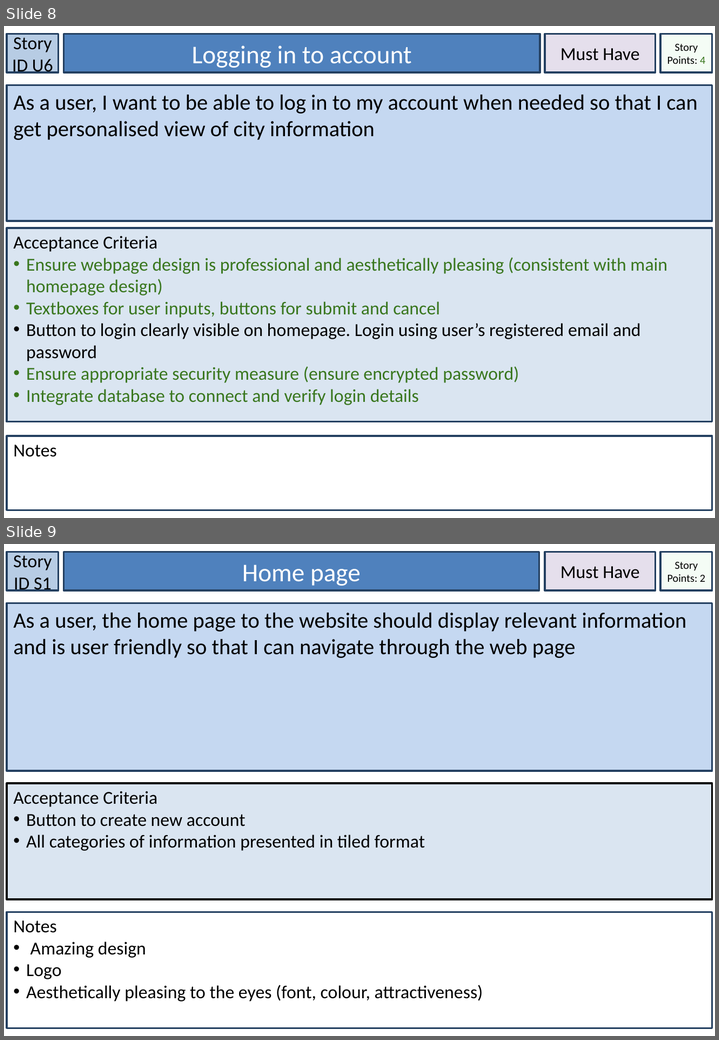
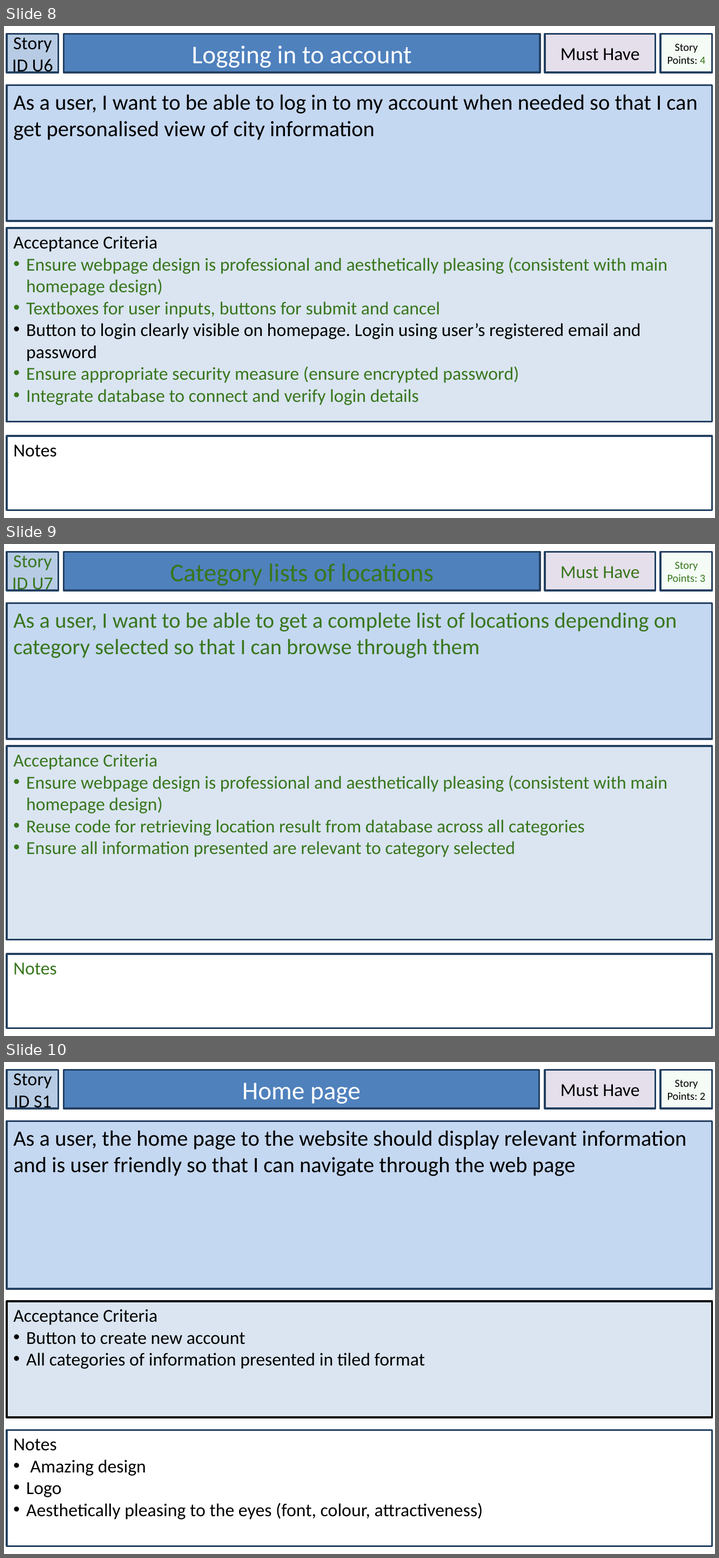
Before and after one commit to LaineBuraga/Discover-Brisbane, a slide deck: End/User Stories for webpage.pptx. Shown one above the other, each under a label of ours: slides 8 and 9 before the commit, slides 8, 9 and 10 after it. The pictures are 719x1040 and 719x1558 pixels, drawn with LibreOffice and Linux fonts; fonts in the diff are those of the drawing. Boxes give left, top, right and bottom in pixels: in the first picture for what was removed or moved away, otherwise in the second. Text is boxed around its words. In the diff, an @@ line names an element or a change of style, - is before the commit and + after.

Commit message:
update documents -- added one extra user story

```diff
--- a/End/User Stories for webpage.pptx
+++ b/End/User Stories for webpage.pptx
@@ slide 9 added at box(4, 544, 715, 1036), background #FFFFFF @@
@@ rectangle added at box(7, 552, 59, 590), fill #B7CCE4, outline #244061 2 pt, 20 pt, text #38761D @@
+Story ID U7
@@ rectangle added at box(64, 552, 540, 590), fill #4F81BD, outline #244061 2 pt, 28 pt, text #38761D @@
+Category lists of locations
@@ rectangle added at box(545, 552, 655, 590), fill #E5DFEC, outline #244061 2 pt, 20 pt, text #38761D @@
+Must Have
@@ rectangle added at box(660, 552, 712, 590), fill #CCF0CD at 20% opacity, outline #244061 2 pt, 12 pt, text #38761D @@
+Story Points: 3
@@ rectangle added at box(7, 603, 712, 739), fill #C5D8F1, outline #244061 2 pt, 24 pt, text #38761D @@
+As a user, I want to be able to get a complete list of locations depending on category selected so that I can browse through them
@@ rectangle added at box(7, 746, 712, 940), fill #DAE5F1, outline #244061 2 pt, 20 pt, text #38761D @@
+Acceptance Criteria
+• Ensure webpage design is professional and aesthetically pleasing (consistent with main homepage design)
+• Reuse code for retrieving location result from database across all categories
+• Ensure all information presented are relevant to category selected
@@ rectangle added at box(7, 954, 712, 1028), fill #FFFFFF, outline #244061 2 pt, 20 pt, text #38761D @@
+Notes
@@ what was slide 9 is now slide 10 @@
```
Also in this commit, not shown: 2 other files.
